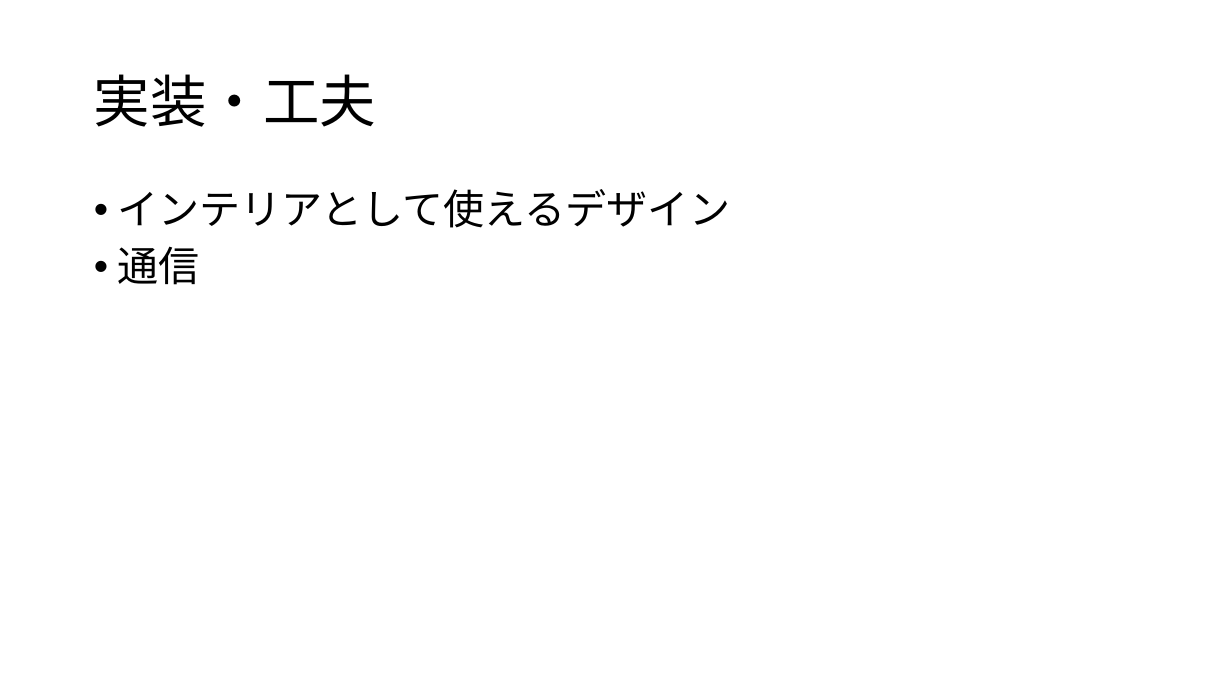
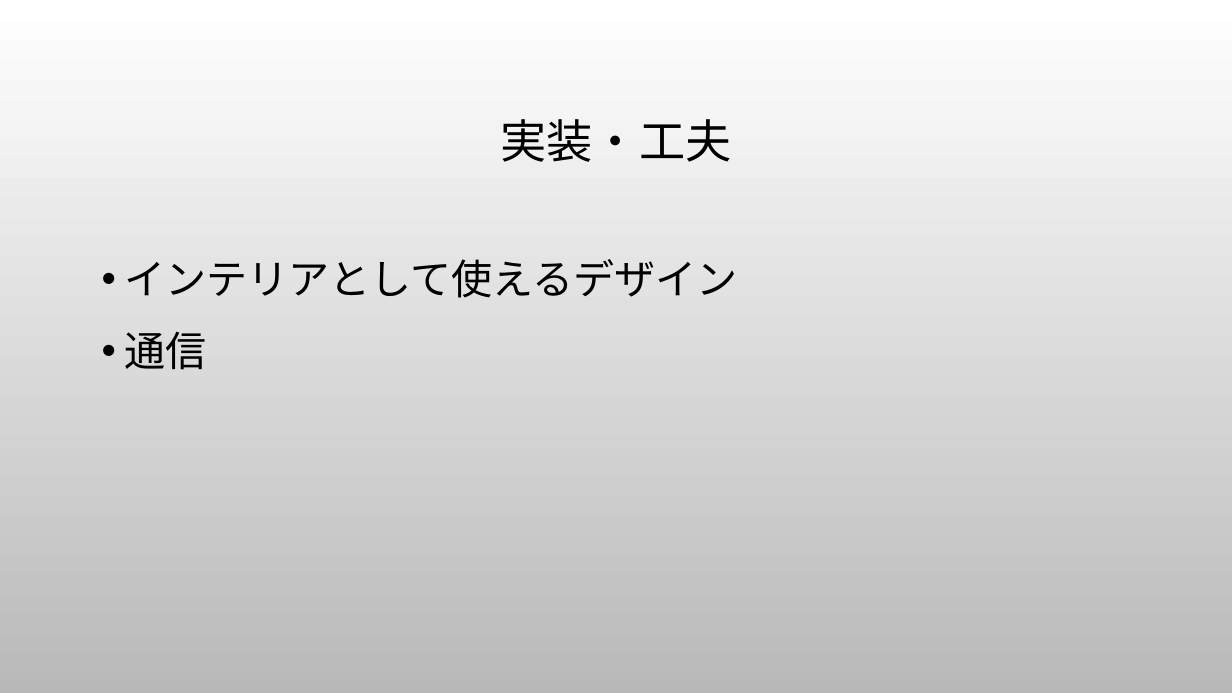
Before and after one commit to hayaken8112/BDM, a slide deck: slide 5 of BDMslide.pptx (slide 3 before the commit). Drawn at 1232x693 pixels with LibreOffice and Linux fonts; fonts in the diff are those of the drawing; background and template pictures are left out. Boxes give left, top, right and bottom in pixels: in the first picture for what was removed or moved away, otherwise in the second. Text is boxed around its words. In the diff, an @@ line names an element or a change of style, - is before the commit and + after.

```diff
--- a/BDMslide.pptx
+++ b/BDMslide.pptx
@@ background #FFFFFF to picture (left out) @@
@@ title "実装・工夫": place and size @@
-title "実装・工夫" at <box>94,74,376,127</box>
+title "実装・工夫" at <box>500,119,731,162</box>
@@ title "実装・工夫" at <box>500,119,731,162</box>: size 44 to 36 pt; alignment left to centre @@
@@ text "インテリアとして使えるデザイン": place and size @@
-text "インテリアとして使えるデザイン" at <box>117,189,730,285</box>
+text "インテリアとして使えるデザイン" at <box>125,259,738,370</box>
@@ text "インテリアとして使えるデザイン" at <box>125,259,738,370</box>: line spacing 0.9 to 1.2 @@
```
Also in this commit, not shown: 3 other slides changed, 3 slides added, 1 other file.
